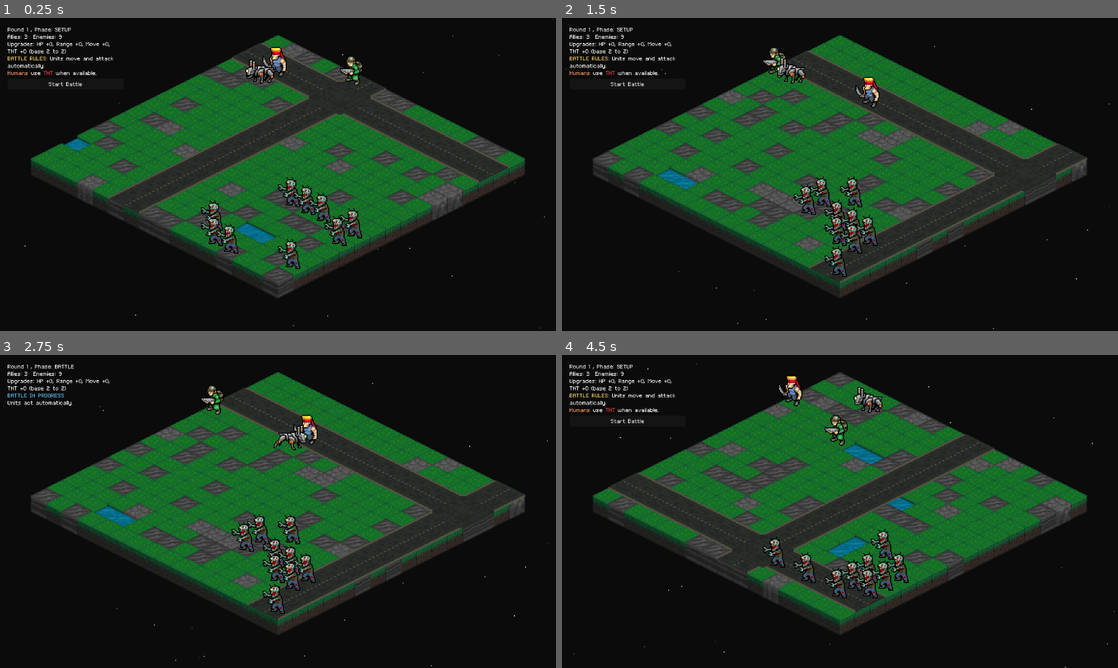
Above: before the commit, frames 1-4 (two rows, left to right).
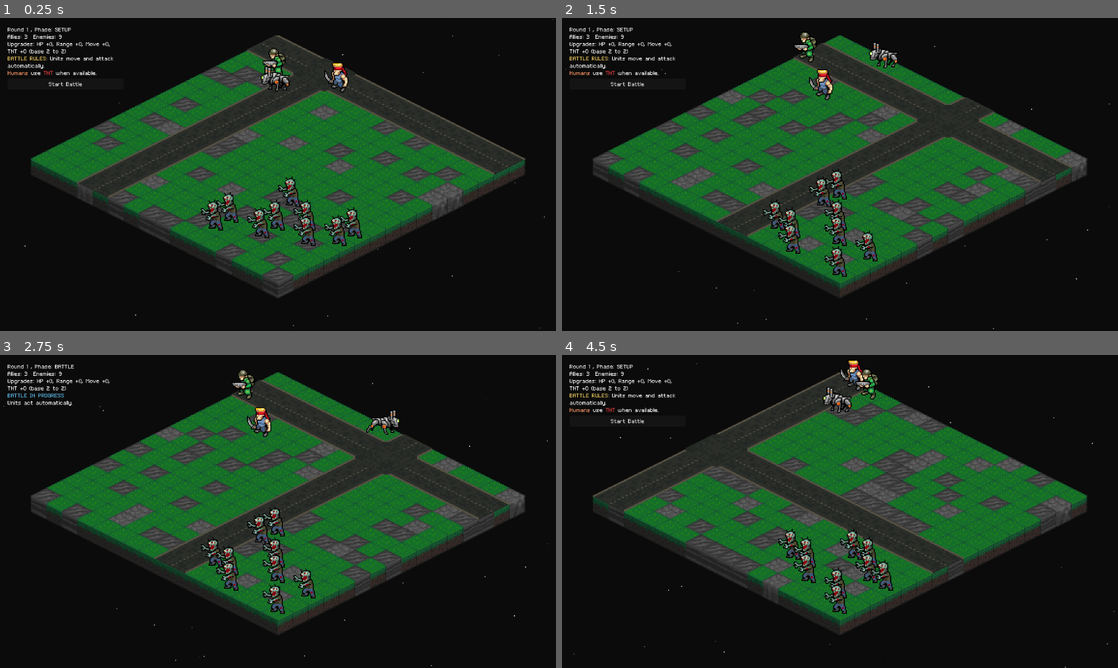
Above: after the commit, the same moments.

Repository: Tekknobot/MEKIII
Game: Godot game, scene res://scenes/Game.tscn
The game is run twice, just before and just after one commit, with the same random seed, the same clock (stepped at 60 frames per second) and the same inputs.
Inputs (mouse positions are in pixels of both pictures, inside the frame that each line leads up to):
- Up to frame 1 (0.25 s): no input
- Up to frame 2 (1.5 s): click "Start Battle" at 0.5 s; tap Enter at 1.25 s; move the mouse to (962, 158) at 1.27 s; tap R at 1.35 s
- Up to frame 3 (2.75 s): click "Start Battle" at 2 s
- Up to frame 4 (4.5 s): move the mouse to (728, 527) at 2.77 s; tap R at 2.85, 4.35 s; click "Start Battle" at 3.5 s; move the mouse to (895, 442) at 4.27 s

The runs differ from the first frame. In frame 1, 13% of the frame differs, in the area x 11-95%, y 5-81%; in frame 2, 13%; in frame 3, 13%; in frame 4, 15%, in the area x 5-78%, y 1-83%.

Commit message:
Bake map after generation.

Diff:
--- a/scenes/Game.tscn
+++ b/scenes/Game.tscn
@@ -242,6 +242,8 @@
 
 [node name="Game" type="Node2D" groups=["GameMap"]]
 script = ExtResource("1_400sg")
+target_water = 0.0
+water_blobs = 1
 blob_steps = 2
 mech_count = 1
 human_scene = ExtResource("2_s0nni")
@@ -269,6 +271,7 @@
 sfx_orbital_zap = ExtResource("15_jai3c")
 
 [node name="StarryNight" parent="." instance=ExtResource("20_sv1m6")]
+z_index = -4096
 
 [node name="Units" type="Node2D" parent="."]
 
--- a/scripts/game.gd
+++ b/scripts/game.gd
@@ -94,6 +94,12 @@
 @onready var pickups_root: Node2D = $Pickups
 # --- Roads TileMap (MUST be a separate TileMap with 64x64 TileSet) ---
 @onready var roads: TileMap = $Roads
+
+@onready var bake_vp: SubViewport = get_node_or_null("MapBakeViewport")
+@onready var bake_root: Node2D = (bake_vp.get_node_or_null("MapBakeRoot") as Node2D) if bake_vp else null
+@onready var baked_sprite: Sprite2D = get_node_or_null("MapBakedSprite") as Sprite2D
+
+@export var bake_map_visuals := true
 
 @export var road_pixel_offset := Vector2(-32, 0) # tweak if needed
 const ROAD_SIZE := 2 # 64x64 road tile covers 2x2 of your 16x16 grid
@@ -431,6 +437,10 @@
 	generate_map()
 	terrain.update_internals()
 	_sync_roads_transform()
+
+	if bake_map_visuals:
+		await bake_map_to_sprite()
+
 	spawn_units()
 	ally_rect_cache = _rect_top_left(ally_spawn_size)
 
@@ -683,6 +693,14 @@
 	generate_map()
 	terrain.update_internals()
 	_sync_roads_transform()
+
+	if bake_map_visuals:
+		# if you already baked before, you may want to re-show tilemaps briefly or just bake again
+		terrain.visible = true
+		if roads_dl: roads_dl.visible = true
+		if roads_dr: roads_dr.visible = true
+		if roads_x:  roads_x.visible = true
+		await bake_map_to_sprite()
 
 	# Respawn units on new map
 	spawn_units()
@@ -2440,3 +2458,141 @@
 
 func _can_unit_aim_tnt(u: Unit) -> bool:
 	return u != null and (u is Human or u is HumanTwo)
+
+func _map_pixel_size() -> Vector2i:
+	var cell_px := terrain.tile_set.tile_size # should be 32x32
+	return Vector2i(map_width * cell_px.x, map_height * cell_px.y)
+
+func _tilemap_local_bounds_px(tm: TileMap) -> Rect2:
+	# Pixel bounds of the used cells, in *that TileMap's local space*
+	if tm == null:
+		return Rect2(Vector2.ZERO, Vector2.ZERO)
+
+	var used: Rect2i = tm.get_used_rect()
+	if used.size == Vector2i.ZERO:
+		return Rect2(Vector2.ZERO, Vector2.ZERO)
+
+	# Convert the 4 corners of the used rect to local pixel coords
+	var p0 := tm.map_to_local(used.position)
+	var p1 := tm.map_to_local(used.position + Vector2i(used.size.x, 0))
+	var p2 := tm.map_to_local(used.position + Vector2i(0, used.size.y))
+	var p3 := tm.map_to_local(used.position + used.size)
+
+	var minx = min(p0.x, p1.x, p2.x, p3.x)
+	var maxx = max(p0.x, p1.x, p2.x, p3.x)
+	var miny = min(p0.y, p1.y, p2.y, p3.y)
+	var maxy = max(p0.y, p1.y, p2.y, p3.y)
+
+	return Rect2(Vector2(minx, miny), Vector2(maxx - minx, maxy - miny))
+
+
+func _union_rect(a: Rect2, b: Rect2) -> Rect2:
+	if a.size == Vector2.ZERO:
+		return b
+	if b.size == Vector2.ZERO:
+		return a
+	var pos := Vector2(min(a.position.x, b.position.x), min(a.position.y, b.position.y))
+	var end := Vector2(max(a.end.x, b.end.x), max(a.end.y, b.end.y))
+	return Rect2(pos, end - pos)
+
+
+func bake_map_to_sprite() -> void:
+	if not bake_map_visuals:
+		return
+	if terrain == null:
+		return
+
+	# --- ensure nodes exist ---
+	if bake_vp == null:
+		bake_vp = SubViewport.new()
+		bake_vp.name = "MapBakeViewport"
+		add_child(bake_vp)
+
+	if bake_root == null:
+		bake_root = Node2D.new()
+		bake_root.name = "MapBakeRoot"
+		bake_vp.add_child(bake_root)
+
+	if baked_sprite == null:
+		baked_sprite = Sprite2D.new()
+		baked_sprite.name = "MapBakedSprite"
+		add_child(baked_sprite)
+		# ✅ ensure baked map is drawn FIRST (behind units/pickups)
+		move_child(baked_sprite, 0)
+
+	# Clear previous bake children
+	for ch in bake_root.get_children():
+		ch.queue_free()
+
+	# --- compute union bounds (in TERRAIN local pixels) ---
+	var bounds := _tilemap_local_bounds_px(terrain)
+	if roads_dl: bounds = _union_rect(bounds, _tilemap_local_bounds_px(roads_dl))
+	if roads_dr: bounds = _union_rect(bounds, _tilemap_local_bounds_px(roads_dr))
+	if roads_x:  bounds = _union_rect(bounds, _tilemap_local_bounds_px(roads_x))
+
+	# Add padding so edges don’t clip (important for isometric / big tiles)
+	var pad := Vector2(128, 128)
+	bounds.position -= pad
+	bounds.size += pad * 2.0
+
+	var vp_size := Vector2i(ceil(bounds.size.x), ceil(bounds.size.y))
+	vp_size.x = max(vp_size.x, 4)
+	vp_size.y = max(vp_size.y, 4)
+
+	# --- configure viewport ---
+	bake_vp.size = vp_size
+	bake_vp.transparent_bg = true
+	bake_vp.disable_3d = true
+	bake_vp.render_target_update_mode = SubViewport.UPDATE_ONCE
+
+	# Shift everything so bounds.position becomes (0,0) in the viewport
+	bake_root.position = -bounds.position
+
+	# --- duplicate visuals into viewport ---
+	var t_copy := terrain.duplicate(Node.DUPLICATE_USE_INSTANTIATION) as TileMap
+	bake_root.add_child(t_copy)
+	t_copy.position = terrain.position  # LOCAL position, not global
+	t_copy.rotation = terrain.rotation
+	t_copy.scale = terrain.scale
+
+	if roads_dl:
+		var dl_copy := roads_dl.duplicate(Node.DUPLICATE_USE_INSTANTIATION) as TileMap
+		bake_root.add_child(dl_copy)
+		dl_copy.position = roads_dl.position
+		dl_copy.rotation = roads_dl.rotation
+		dl_copy.scale = roads_dl.scale
+
+	if roads_dr:
+		var dr_copy := roads_dr.duplicate(Node.DUPLICATE_USE_INSTANTIATION) as TileMap
+		bake_root.add_child(dr_copy)
+		dr_copy.position = roads_dr.position
+		dr_copy.rotation = roads_dr.rotation
+		dr_copy.scale = roads_dr.scale
+
+	if roads_x:
+		var x_copy := roads_x.duplicate(Node.DUPLICATE_USE_INSTANTIATION) as TileMap
+		bake_root.add_child(x_copy)
+		x_copy.position = roads_x.position
+		x_copy.rotation = roads_x.rotation
+		x_copy.scale = roads_x.scale
+
+	# Let viewport render
+	await get_tree().process_frame
+	await get_tree().process_frame
+
+	# Assign baked texture
+	baked_sprite.texture = bake_vp.get_texture()
+	baked_sprite.centered = false
+	baked_sprite.z_as_relative = false
+	baked_sprite.z_index = -1000000
+
+	# Place the sprite so it matches the original world position of bounds.position
+	# bounds.position is in TERRAIN LOCAL pixels → convert to world
+	var world_top_left := terrain.to_global(bounds.position)
+	baked_sprite.global_position = world_top_left
+
+	# Hide originals
+	terrain.visible = false
+	if roads_dl: roads_dl.visible = false
+	if roads_dr: roads_dr.visible = false
+	if roads_x:  roads_x.visible = false
